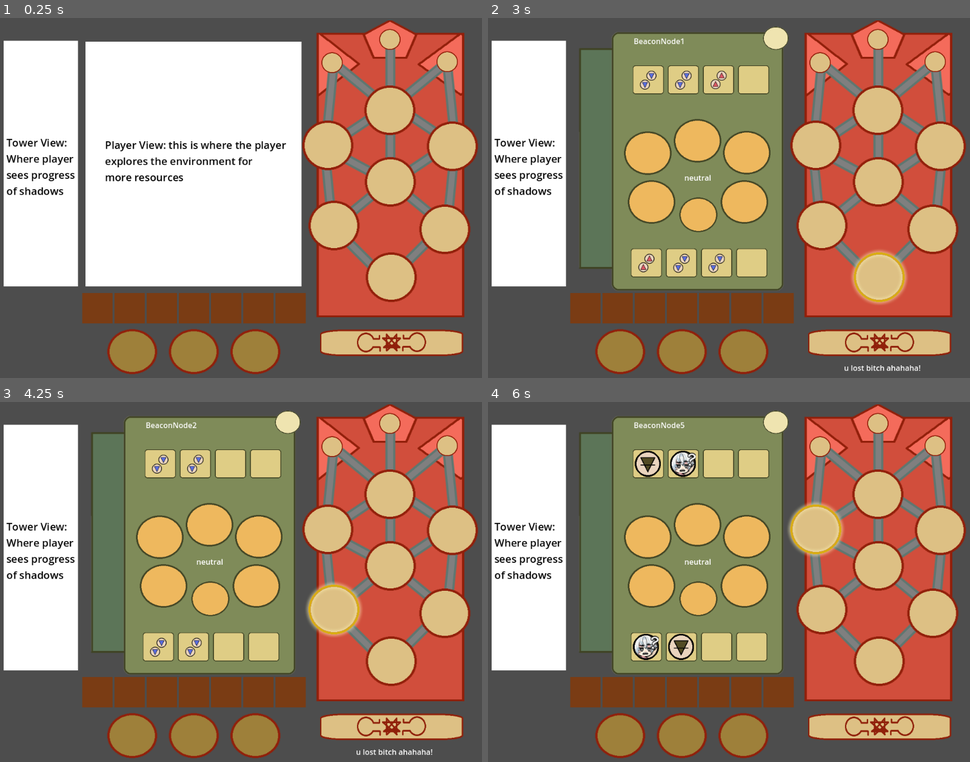
Above: before the commit, frames 1-4 (two rows, left to right).
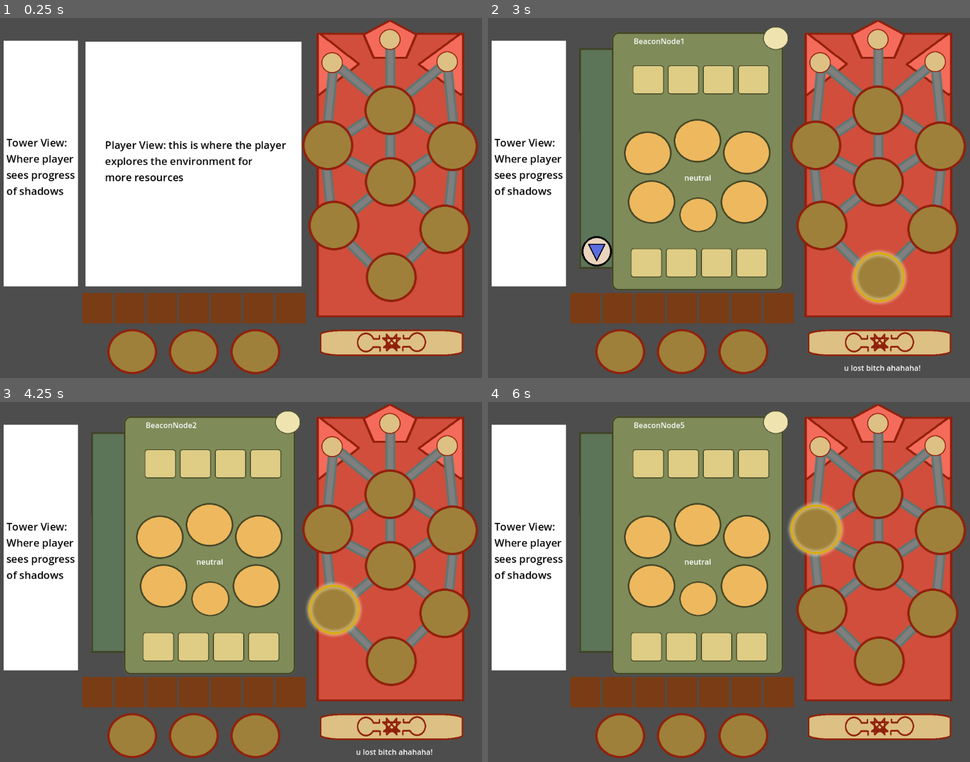
Above: after the commit, the same moments.

Repository: mccajd/Quintessential
Game: Godot game, scene res://Levels/beacon_puzzle_main.tscn
Same seed, same stepped clock (60 frames per second), same inputs: the game is played once before the commit and once after it.
Inputs (mouse positions are in pixels of both pictures, inside the frame that each line leads up to):
- Up to frame 1 (0.25 s): no input
- Up to frame 2 (3 s): click (878, 342) at 0.5 s; click (878, 342) at 1.25 s; click (878, 342) at 2 s; tap Enter at 2.75 s; move the mouse to (878, 277) at 2.77 s; press the mouse at (878, 277) at 2.78 s
- Up to frame 3 (4.25 s): tap Space at 3.5 s; move the mouse to (332, 607) at 3.52 s; release the mouse at (332, 607) at 3.53 s; click (332, 607) at 3.6 s
- Up to frame 4 (6 s): tap Enter at 4.25, 5.75 s; move the mouse to (931, 610) at 4.27 s; press the mouse at (931, 610) at 4.28 s; tap Space at 5 s; move the mouse to (878, 564) at 5.02 s; release the mouse at (878, 564) at 5.03 s; click (878, 564) at 5.1 s; move the mouse to (815, 528) at 5.77 s; press the mouse at (815, 528) at 5.78 s

The runs differ from the first frame. In frame 1, 6.7% of the frame differs, in the area x 63-99%, y 19-79%; in frame 2, 7.7%; in frame 3, 7.1%; in frame 4, 8.0%, in the area x 29-99%, y 13-79%.

Commit message:
Source items from inventory and nodes, update draggable logic

Diff:
--- a/Levels/beacon_puzzle_main.tscn
+++ b/Levels/beacon_puzzle_main.tscn
@@ -55,49 +55,42 @@
 position = Vector2(103, 484)
 id = 1
 availableNodeIds = Array[int]([2, 3])
-inputs = Array[String](["water_mote", "water_mote", "fire_mote"])
 
 [node name="BeaconNode2" parent="BeaconTower" groups=["BeaconNodes"] instance=ExtResource("4_b3dfw")]
 z_index = 1
 position = Vector2(-18, 375)
 id = 2
 availableNodeIds = Array[int]([1, 4, 5])
-inputs = Array[String](["water_mote", "water_mote"])
 
 [node name="BeaconNode3" parent="BeaconTower" groups=["BeaconNodes"] instance=ExtResource("4_b3dfw")]
 z_index = 1
 position = Vector2(216, 383)
 id = 3
 availableNodeIds = Array[int]([1, 4, 6])
-inputs = Array[String](["air"])
 
 [node name="BeaconNode4" parent="BeaconTower" groups=["BeaconNodes"] instance=ExtResource("4_b3dfw")]
 z_index = 1
 position = Vector2(101, 283)
 id = 4
 availableNodeIds = Array[int]([2, 3, 5, 6, 7])
-inputs = Array[String](["seawater"])
 
 [node name="BeaconNode5" parent="BeaconTower" groups=["BeaconNodes"] instance=ExtResource("4_b3dfw")]
 z_index = 1
 position = Vector2(-31, 206)
 id = 5
 availableNodeIds = Array[int]([2, 4, 7, 100])
-inputs = Array[String](["earth", "salt"])
 
 [node name="BeaconNode6" parent="BeaconTower" groups=["BeaconNodes"] instance=ExtResource("4_b3dfw")]
 z_index = 1
 position = Vector2(232, 208)
 id = 6
 availableNodeIds = Array[int]([3, 4, 7, 300])
-inputs = Array[String](["fire_mote", "silver"])
 
 [node name="BeaconNode7" parent="BeaconTower" groups=["BeaconNodes"] instance=ExtResource("4_b3dfw")]
 z_index = 1
 position = Vector2(100, 132)
 id = 7
 availableNodeIds = Array[int]([4, 5, 6, 100, 200, 300])
-inputs = Array[String](["fire"])
 
 [node name="Connector1-2" parent="BeaconTower" instance=ExtResource("4_oglsy")]
 position = Vector2(41, 463)
@@ -317,12 +310,15 @@
 
 [node name="InputSlot2" parent="MockUI/BeaconNodeView/BeaconNodeMenu/InputContainer" instance=ExtResource("7_t800s")]
 layout_mode = 2
+slot_id = 1
 
 [node name="InputSlot3" parent="MockUI/BeaconNodeView/BeaconNodeMenu/InputContainer" instance=ExtResource("7_t800s")]
 layout_mode = 2
+slot_id = 2
 
 [node name="InputSlot4" parent="MockUI/BeaconNodeView/BeaconNodeMenu/InputContainer" instance=ExtResource("7_t800s")]
 layout_mode = 2
+slot_id = 3
 
 [node name="OutputContainer" type="HBoxContainer" parent="MockUI/BeaconNodeView/BeaconNodeMenu"]
 offset_left = 122.0
@@ -334,7 +330,7 @@
 [node name="OutputSlot1" parent="MockUI/BeaconNodeView/BeaconNodeMenu/OutputContainer" instance=ExtResource("7_t800s")]
 layout_mode = 2
 script = ExtResource("8_16phh")
-slot_id = 0
+slot_id = null
 
 [node name="DestinationLabel" type="Label" parent="MockUI/BeaconNodeView/BeaconNodeMenu/OutputContainer/OutputSlot1"]
 layout_mode = 0
@@ -491,6 +487,10 @@
 [connection signal="selected" from="BeaconTower/BeaconNode6" to="BeaconTower" method="_on_node_selected"]
 [connection signal="selected" from="BeaconTower/BeaconNode7" to="BeaconTower" method="_on_node_selected"]
 [connection signal="pressed" from="BeaconTower/BeaconSubmitButton" to="BeaconTower" method="_on_beacon_submit_button_pressed"]
+[connection signal="item_dropped" from="MockUI/BeaconNodeView/BeaconNodeMenu/InputContainer/InputSlot1" to="MockUI/BeaconNodeView/BeaconNodeMenu" method="_on_item_dropped"]
+[connection signal="item_dropped" from="MockUI/BeaconNodeView/BeaconNodeMenu/InputContainer/InputSlot2" to="MockUI/BeaconNodeView/BeaconNodeMenu" method="_on_item_dropped"]
+[connection signal="item_dropped" from="MockUI/BeaconNodeView/BeaconNodeMenu/InputContainer/InputSlot3" to="MockUI/BeaconNodeView/BeaconNodeMenu" method="_on_item_dropped"]
+[connection signal="item_dropped" from="MockUI/BeaconNodeView/BeaconNodeMenu/InputContainer/InputSlot4" to="MockUI/BeaconNodeView/BeaconNodeMenu" method="_on_item_dropped"]
 [connection signal="destination_updated" from="MockUI/BeaconNodeView/BeaconNodeMenu/OutputContainer/OutputSlot1" to="MockUI/BeaconNodeView/BeaconNodeMenu" method="_on_output_slot_destination_updated"]
 [connection signal="destination_updated" from="MockUI/BeaconNodeView/BeaconNodeMenu/OutputContainer/OutputSlot2" to="MockUI/BeaconNodeView/BeaconNodeMenu" method="_on_output_slot_destination_updated"]
 [connection signal="destination_updated" from="MockUI/BeaconNodeView/BeaconNodeMenu/OutputContainer/OutputSlot3" to="MockUI/BeaconNodeView/BeaconNodeMenu" method="_on_output_slot_destination_updated"]
--- a/Scenes/beacon_node_item_slot.tscn
+++ b/Scenes/beacon_node_item_slot.tscn
@@ -12,6 +12,7 @@
 script = ExtResource("1_m757t")
 
 [node name="BackgroundTextureRect" type="TextureRect" parent="."]
+layout_mode = 0
 offset_right = 40.0
 offset_bottom = 40.0
 texture = ExtResource("2_6lq0p")
@@ -19,6 +20,7 @@
 
 [node name="ItemTextureRect" type="TextureRect" parent="."]
 z_index = 1
+layout_mode = 0
 offset_left = 4.0
 offset_top = 3.0
 offset_right = 38.0
--- a/Scripts/beacon_node.gd
+++ b/Scripts/beacon_node.gd
@@ -8,10 +8,16 @@
 # This lets me cheat by using the slot_id as an index pointer
 var selected_destination_nodes = [-1, -1, -1, -1]
 
+const input_array_size = 4
+# idea here is two arrays to represent the slots
+# one for node-sourced items, one for inventory items
+var inputs_from_nodes = [null, null, null, null]
+var inputs_from_inventory = [null, null, null, null]
+
 var hovered = false
 
 # @export here for debugging; this should be set by the player/internal systems
-@export var inputs: Array[String]
+var inputs
 var outputs
 @export var selected_transformation: String = "neutral"
 var available_items
@@ -31,8 +37,13 @@
 
 func _process(_delta):
 	_handle_button_logic()
+	_set_inputs()
 
-	var new_outputs = transformer.transform(selected_transformation, inputs)
+	var real_inputs = []
+	for input in inputs:
+		if input == null: continue
+		real_inputs += [input]
+	var new_outputs = transformer.transform(selected_transformation, real_inputs)
 	if !Helpers.compare_arrays(outputs, new_outputs):
 		outputs = new_outputs
 		_set_products()
@@ -49,6 +60,24 @@
 
 func set_destination_node(slot_id, destination_node_id):
 	selected_destination_nodes[slot_id] = destination_node_id
+
+
+func set_available_items(items):
+	#debug
+	if id == 1:
+		available_items = [ItemInSlot.new("water", null)]
+		return
+
+	if (available_items != null && Helpers.compare_arrays(available_items.map(func(x): return x.item_key), items)): return
+
+	_reset_input_slots()
+	# TODO.jmc - don't wipe out slot mappings for existing items if they aren't removed
+	available_items = items.map(func(x): return ItemInSlot.new(x, null))
+
+
+func set_input_item(slot_id, item_index):
+	if (is_input_slot_empty(slot_id)):
+		inputs_from_nodes[slot_id] = available_items[item_index]
 
 
 func get_active_connections():
@@ -75,6 +104,10 @@
 	$SelectionSprite2D.visible = false
 
 
+func is_input_slot_empty(index):
+	return inputs_from_inventory[index] == null && inputs_from_nodes[index] == null
+
+
 func _handle_button_logic():
 	if (!hovered): return
 
@@ -98,3 +131,16 @@
 			var output_item = OutputItem.new(item)
 			products.push_front(output_item)
 	transformed.emit(id, products)
+
+
+func _set_inputs():
+	var rtn = [null, null, null, null]
+	for i in input_array_size:
+		var entry = inputs_from_inventory[i] if inputs_from_inventory[i] != null else inputs_from_nodes[i]
+		if entry != null:
+			rtn[i] = entry.item_key
+	inputs = rtn
+
+func _reset_input_slots():
+	inputs_from_inventory = [null, null, null, null]
+	inputs_from_nodes = [null, null, null, null]
--- a/Scripts/beacon_node_item_slot.gd
+++ b/Scripts/beacon_node_item_slot.gd
@@ -2,9 +2,12 @@
 
 class_name BeaconNodeItemSlot
 
+@export var slot_id: int
+
 var item_key
 var hovered = false
 
+signal item_dropped
 
 func _ready():
 	$BackgroundTextureRect.texture = load("res://assets/beacon/node-bg-slot.png")
@@ -32,8 +35,9 @@
 
 
 func _can_drop_data(_position, _data):
-	return true
+	return item_key == null
 
 
 func _drop_data(position, data):
-	pass
+	# TODO.jmc - determine if dropped from inventory or nodes
+	item_dropped.emit(slot_id, data.item_position)
--- a/Scripts/beacon_node_menu.gd
+++ b/Scripts/beacon_node_menu.gd
@@ -97,7 +97,12 @@
 		child.queue_free()
 	box.add_spacer(true)
 
-	for item_key in selected_node.available_items:
-		var new_item = ItemDraggable.new(item_key)
+	for i in selected_node.available_items.size():
+		var item = selected_node.available_items[i]
+		var new_item = ItemDraggable.new(item.item_key, item.slot_name, i)
 
 		box.add_child(new_item)
+
+
+func _on_item_dropped(slot_id, item_index):
+	selected_node.set_input_item(slot_id, item_index)
--- a/Scripts/beacon_node_output_slot.gd
+++ b/Scripts/beacon_node_output_slot.gd
@@ -2,7 +2,6 @@
 
 class_name BeaconNodeOutputSlot
 
-@export var slot_id: int
 var node_destination_options: Array[int]
 var selected_node_destination: int
 
--- a/Scripts/beacon_recepticle.gd
+++ b/Scripts/beacon_recepticle.gd
@@ -8,6 +8,11 @@
 func complete():
 	return available_items.find(expected_input) > -1
 
+
+func set_available_items(items):
+	available_items = items
+
+
 func _process(_delta):
 	if complete():
 		$SelectionSprite2D.visible = true
--- a/Scripts/beacon_tower.gd
+++ b/Scripts/beacon_tower.gd
@@ -51,9 +51,9 @@
 	for node_name in node_names + recepticle_names:
 		var beacon_node_or_recepticle = get_node(node_name)
 		if outputs.has(beacon_node_or_recepticle.id):
-			beacon_node_or_recepticle.available_items = outputs[beacon_node_or_recepticle.id]
+			beacon_node_or_recepticle.set_available_items(outputs[beacon_node_or_recepticle.id])
 		else:
-			beacon_node_or_recepticle.available_items = []
+			beacon_node_or_recepticle.set_available_items([])
 
 	connections_updated.emit(connections)
 
--- a/Scripts/item_draggable.gd
+++ b/Scripts/item_draggable.gd
@@ -3,13 +3,17 @@
 class_name ItemDraggable
 
 var item_key: String
+var item_slot_name
+var item_position: int
 
-
-func _init(key: String):
+func _init(key: String, name, position: int):
 	item_key = key
+	item_slot_name = name
+	item_position = position
 
 
 func _ready():
+	# TODO.jmc - grey this out or maybe hide this if item slot filled
 	var item = Items.itemDB.get(item_key)
 	texture = load(item.sprite)
 
@@ -19,6 +23,9 @@
 
 
 func _get_drag_data(_position):
+	# TODO.jmc make sure this works
+	if item_slot_name: return
+
 	var drag_preview = self.duplicate()
 	drag_preview.z_index = 10
 	set_drag_preview(drag_preview)
--- /dev/null
+++ b/Scripts/item_in_slot.gd
@@ -0,0 +1,10 @@
+extends Node
+
+class_name ItemInSlot
+
+var item_key: String
+var slot_name
+
+func _init(key, name):
+	item_key = key
+	slot_name = name
--- a/Scripts/item_transformer.gd
+++ b/Scripts/item_transformer.gd
@@ -2,7 +2,7 @@
 
 class_name ItemTransformer
 
-func transform(type: String, item_keys: Array[String]):
+func transform(type: String, item_keys):
 	# TODO.jmc - implement the rest of the transformations (if we need any more)
 	match type:
 		"solution":
@@ -19,7 +19,7 @@
 			return item_keys
 
 
-func _transform(recipes, item_keys: Array[String]):
+func _transform(recipes, item_keys):
 	# NOTE.jmc - the more I work in godot the less I like its "support" for typing
 	# 	let's just have a gentlemans agreement to make sure dictionary items
 	#	have "required_ingredients" and "items" arrays
@@ -29,7 +29,7 @@
 	return null
 
 
-func find_match(recipe, item_keys: Array):
+func find_match(recipe, item_keys):
 	# if any ingredients haven't been used, treat as a failure condition
 	# prevents brute forcing puzzles by adding everything as an input at once
 	# NOTE.jmc - if the game proves too obtuse, perhaps introduce this as either
